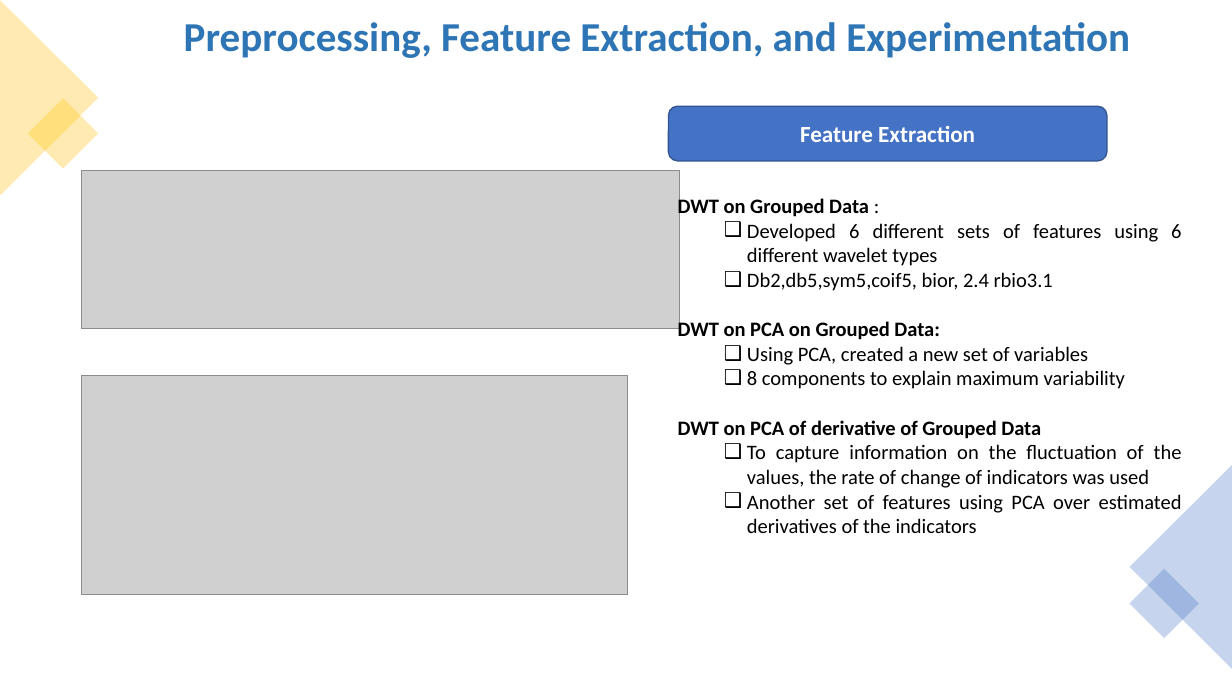
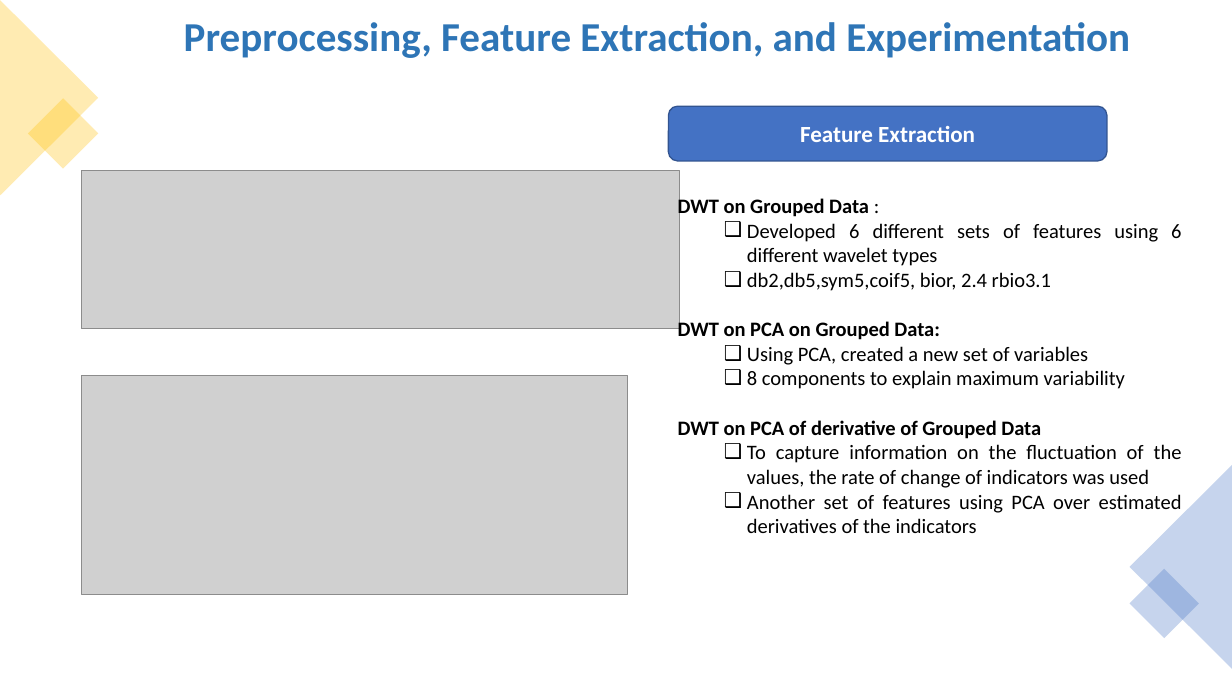
Before and after one commit to ITU-AI-ML-in-5G-Challenge/Team-DataRangers-home-network-users-experience-classification, a slide deck: slide 12 of 5gChallenge_DataRangers.pptx. Drawn at 1232x693 pixels with LibreOffice and Linux fonts; fonts in the diff are those of the drawing; grey boxes stand for pictures. Boxes give left, top, right and bottom in pixels: in the first picture for what was removed or moved away, otherwise in the second. Text is boxed around its words. In the diff, an @@ line names an element or a change of style, - is before the commit and + after.

```diff
--- a/5gChallenge_DataRangers.pptx
+++ b/5gChallenge_DataRangers.pptx
@@ text at <box>747,272,1051,291</box>: text changed @@
-  ❑ Db2,db5,sym5,coif5, bior, 2.4 rbio3.1
+  ❑ db2,db5,sym5,coif5, bior, 2.4 rbio3.1
```
Also in this commit, not shown: 5 other slides changed.
